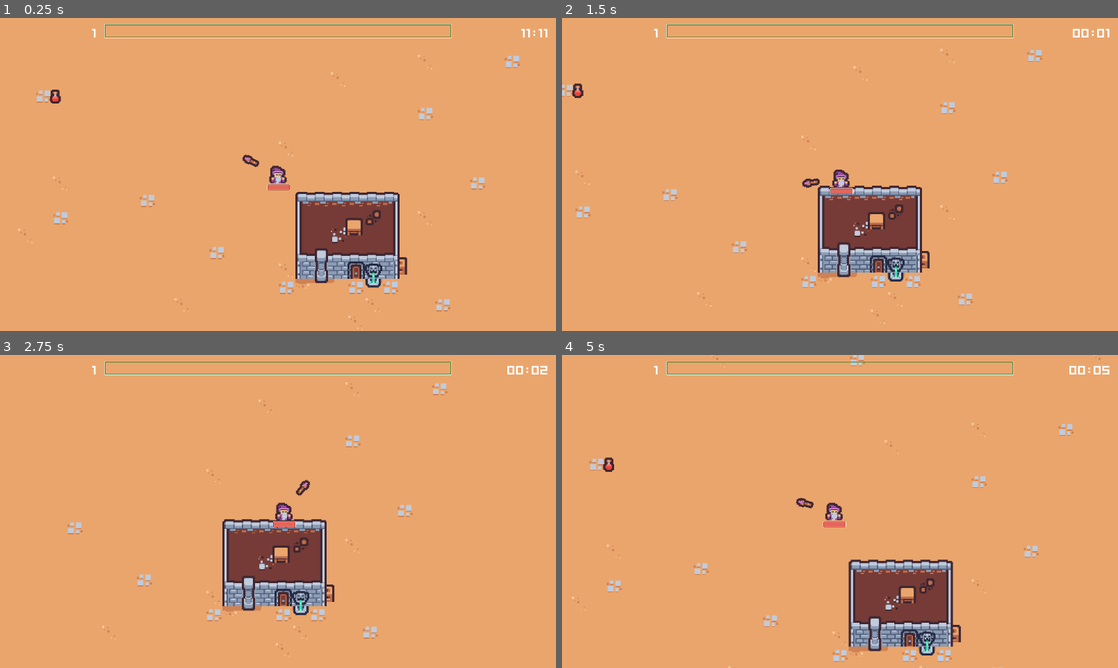
Above: before the commit, frames 1-4 (two rows, left to right).
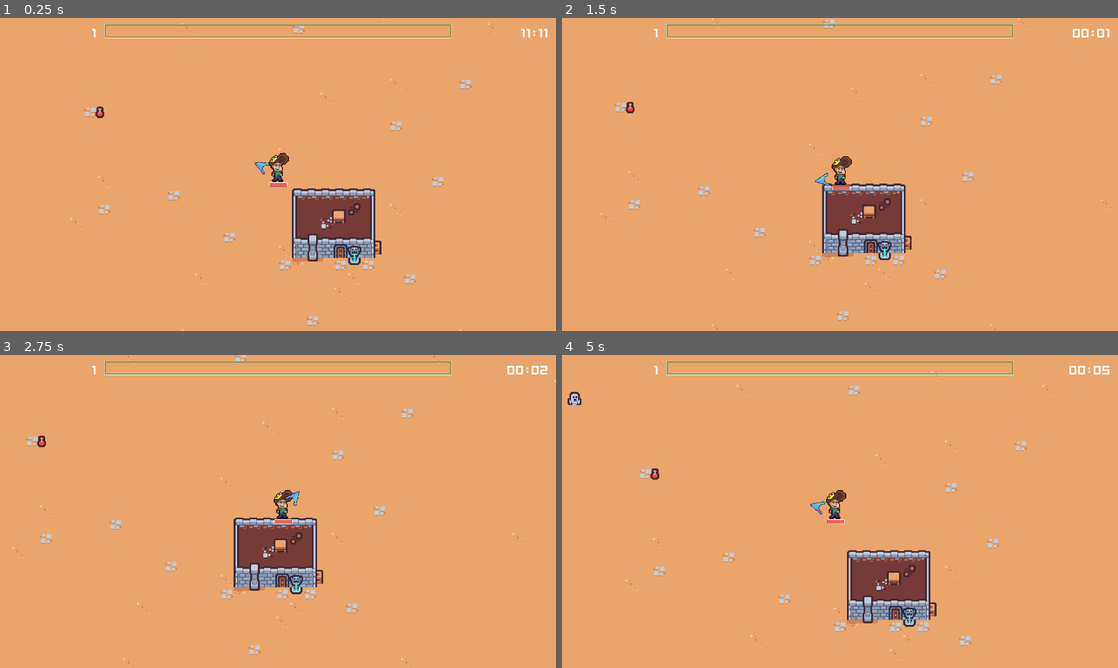
Above: after the commit, the same moments.

Repository: ldrizze/xmgeh
Game: Godot game, scene res://scenes/main.tscn
Same seed, same stepped clock (60 frames per second), same inputs: the game is played once before the commit and once after it.
Inputs (mouse positions are in pixels of both pictures, inside the frame that each line leads up to):
- Up to frame 1 (0.25 s): no input
- Up to frame 2 (1.5 s): tap Enter at 0.5 s; move the mouse to (962, 158) at 0.52 s; hold D (move_right) 0.53-1.28 s; move the mouse to (728, 190) at 1.27 s; hold S (move_down) from 1.28 s (still down)
- Up to frame 3 (2.75 s): move the mouse to (333, 442) at 2.02 s; release S (move_down) at 2.03 s; hold D (move_right) from 2.03 s (still down)
- Up to frame 4 (5 s): move the mouse to (812, 574) at 2.77 s; release D (move_right) at 2.78 s; hold W (move_up) 2.78-3.53 s; move the mouse to (1006, 558) at 3.52 s; hold A (move_left) from 3.53 s (still down); move the mouse to (673, 464) at 4.27 s

The runs differ from the first frame. In frame 1, 6.6% of the frame differs, in the area x 3-94%, y 0-100%; in frame 2, 6.0%; in frame 3, 5.7%; in frame 4, 7.1%, in the area x 1-98%, y 0-100%.

Commit message:
chiefzinho

Diff:
--- a/characters/character_base.gd
+++ b/characters/character_base.gd
@@ -57,6 +57,7 @@
 		_dead = true
 		$WeaponPivot.hide()
 		on_dead.emit()
+		$Control.hide()
 		$DamageAnimation.play("dead")
 
 	# update UI
--- a/characters/character_base.tscn
+++ b/characters/character_base.tscn
@@ -1,16 +1,16 @@
 [gd_scene load_steps=14 format=3 uid="uid://b3wxwx1rau8ke"]
 
-[ext_resource type="Texture2D" uid="uid://dojbq1kmh1mfo" path="res://vendor/tinyDungeon/wizard.png" id="1_n4pnx"]
 [ext_resource type="Material" uid="uid://dah4ivw2uoeo" path="res://materials/damage_material.tres" id="2_lm4h3"]
 [ext_resource type="Script" path="res://characters/character_base.gd" id="2_ojt37"]
-[ext_resource type="Texture2D" uid="uid://dra2mk7t6ek18" path="res://vendor/tinyDungeon/tilemap.png" id="3_73357"]
+[ext_resource type="Texture2D" uid="uid://cgocrdgbo61qn" path="res://sprites/chiefzinho.png" id="3_oqgqx"]
+[ext_resource type="Texture2D" uid="uid://cv75qlwihjgu4" path="res://sprites/cursor.png" id="4_3wb75"]
 [ext_resource type="PackedScene" uid="uid://lmh2uxdp81cu" path="res://skills/skill_base.tscn" id="4_8dqlk"]
 [ext_resource type="PackedScene" uid="uid://dtytvxd6ovx" path="res://skills/bullets/mage_ball.tscn" id="4_rvccc"]
 [ext_resource type="Texture2D" uid="uid://cql36a7f36bs5" path="res://sprites/progressbar-out.png" id="7_nwquq"]
 [ext_resource type="Texture2D" uid="uid://be5drloc2pyit" path="res://sprites/progressbar.png" id="7_o6cpj"]
 
 [sub_resource type="RectangleShape2D" id="RectangleShape2D_n6vmq"]
-size = Vector2(14, 14)
+size = Vector2(10, 19)
 
 [sub_resource type="Animation" id="Animation_vgald"]
 length = 0.001
@@ -98,18 +98,20 @@
 
 [node name="Sprite" type="Sprite2D" parent="."]
 material = ExtResource("2_lm4h3")
-texture = ExtResource("1_n4pnx")
+position = Vector2(0, -8)
+texture = ExtResource("3_oqgqx")
 
 [node name="CollisionShape2D" type="CollisionShape2D" parent="."]
+position = Vector2(-1, -2.5)
 shape = SubResource("RectangleShape2D_n6vmq")
 
 [node name="WeaponPivot" type="Node2D" parent="."]
+z_index = 1
 
 [node name="Weapon" type="Sprite2D" parent="WeaponPivot"]
-position = Vector2(28, 0)
-rotation = 1.5708
-texture = ExtResource("3_73357")
-region_enabled = true
+position = Vector2(22, 0)
+scale = Vector2(0.5, 0.5)
+texture = ExtResource("4_3wb75")
 region_rect = Rect2(153, 170, 16, 16)
 
 [node name="Aim" type="Marker2D" parent="WeaponPivot"]
--- a/scenes/main.tscn
+++ b/scenes/main.tscn
@@ -18,7 +18,7 @@
 hud = NodePath("../CanvasLayer/Hud")
 
 [node name="Camera2D" type="Camera2D" parent="CharacterBase"]
-zoom = Vector2(2.5, 2.5)
+zoom = Vector2(2, 2)
 position_smoothing_enabled = true
 position_smoothing_speed = 8.0
 
Binary file added: sprites/chiefzinho.aseprite
Binary file added: sprites/chiefzinho.png
Not shown, added: sprites/chiefzinho.png.import
Binary file added: sprites/cursor.aseprite
Binary file added: sprites/cursor.png
Not shown, added: sprites/cursor.png.import
